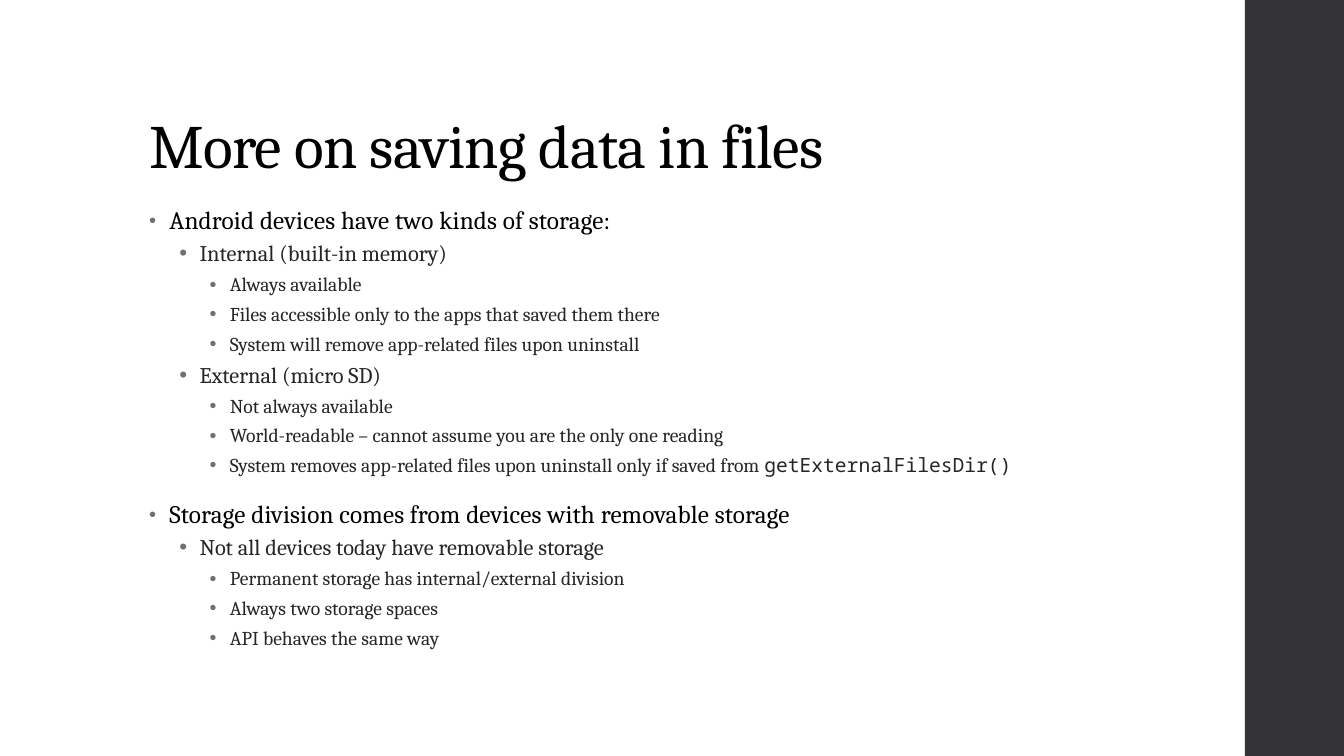
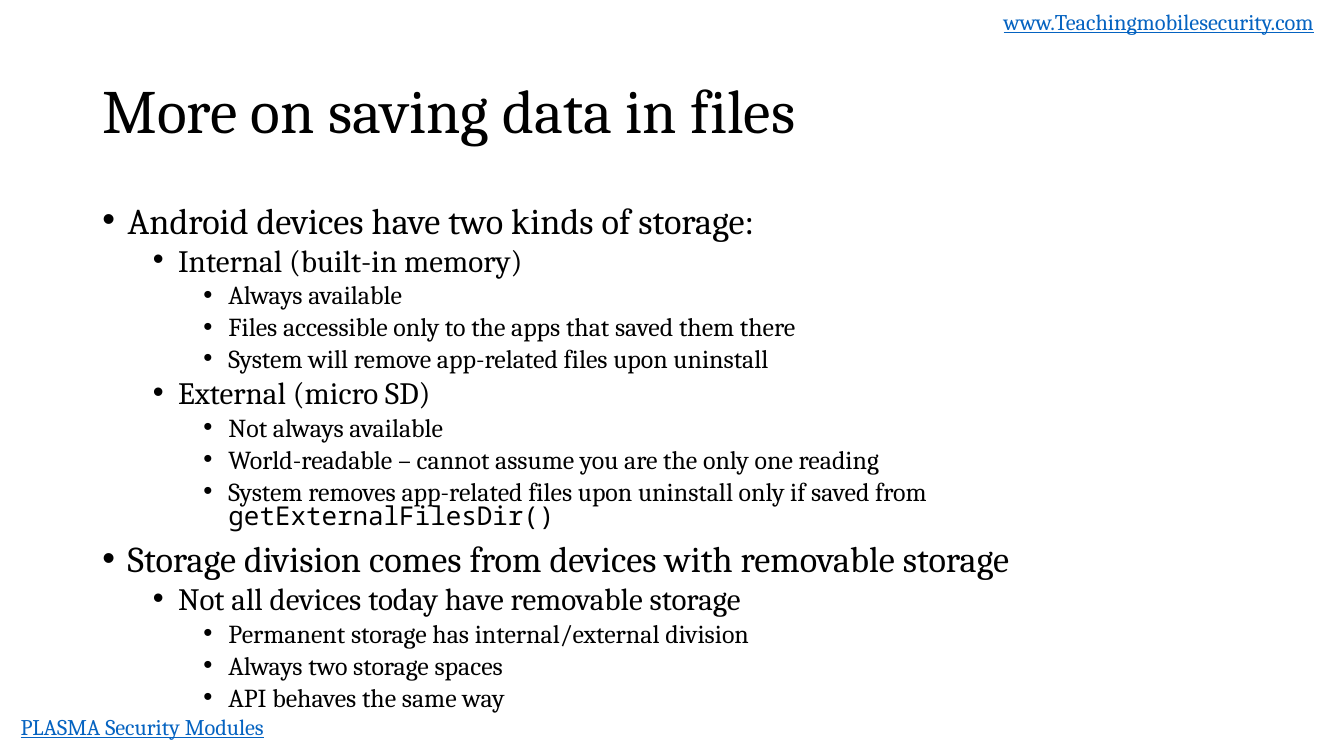
Before and after one commit to dan7800/VulnerableAndroidAppOracle, a slide deck: slide 5 of Vulnerabilities/Data Storage/DataStoragePresentation.pptx (slide 3 before the commit). Drawn at 1344x756 pixels with LibreOffice and Linux fonts; fonts in the diff are those of the drawing; background and template pictures are left out. Boxes give left, top, right and bottom in pixels: in the first picture for what was removed or moved away, otherwise in the second. Text is boxed around its words. In the diff, an @@ line names an element or a change of style, - is before the commit and + after.

```diff
--- a/Vulnerabilities/Data Storage/DataStoragePresentation.pptx
+++ b/Vulnerabilities/Data Storage/DataStoragePresentation.pptx
@@ text added at [1004, 14, 1314, 35], 16 pt, text #0563C1, underline @@
+www.Teachingmobilesecurity.com
@@ rectangle removed at [1245, 0, 1344, 756] @@
@@ title "More on saving data in ...": place and size @@
-title "More on saving data in ..." at [149, 124, 824, 181]
+title "More on saving data in ..." at [102, 89, 795, 147]
@@ title "More on saving data in ..." at [102, 89, 795, 147]: letter spacing -0.5 to 0 pt; vertical alignment bottom to middle @@
@@ text "Android devices have two kinds ...": place and size @@
-text "Android devices have two kinds ..." at [169, 211, 1011, 649]
+text "Android devices have two kinds ..." at [128, 208, 1009, 713]
@@ text "Android devices have two kinds ..." at [128, 208, 1009, 713]: size 18 to 25.9 pt, letter spacing 0.1 to 0 pt in "Android devices have two kinds of storage:", "Storage division comes from devices with removable ..."; size 16 to 22.2 pt in "Internal (built-in memory)", "External (micro SD)", "Not all devices today have removable storage"; text colour #262626 to #000000 in "Internal (built-in memory)", "Always available", "Files accessible only to the apps that ...", "System will remove app-related files upon uninstall" and 8 more places; size 14 to 18.5 pt in "Always available", "Files accessible only to the apps that ...", "System will remove app-related files upon uninstall", "Not always available" and 5 more places; indent changed; line spacing 0.95 to 0.8; less space between paragraphs; line spacing 0.9 to 0.8 @@
@@ text added at [21, 719, 264, 740], 16 pt, text #0563C1, underline @@
+PLASMA Security Modules
```
Also in this commit, not shown: 4 other slides changed, 4 slides added, 1 slide removed.
